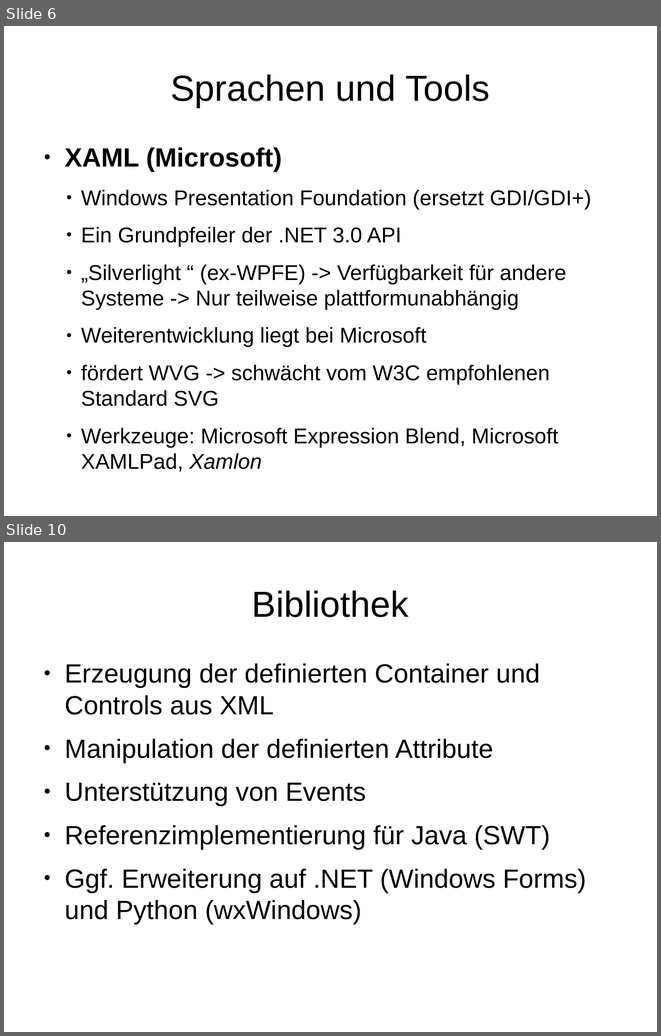
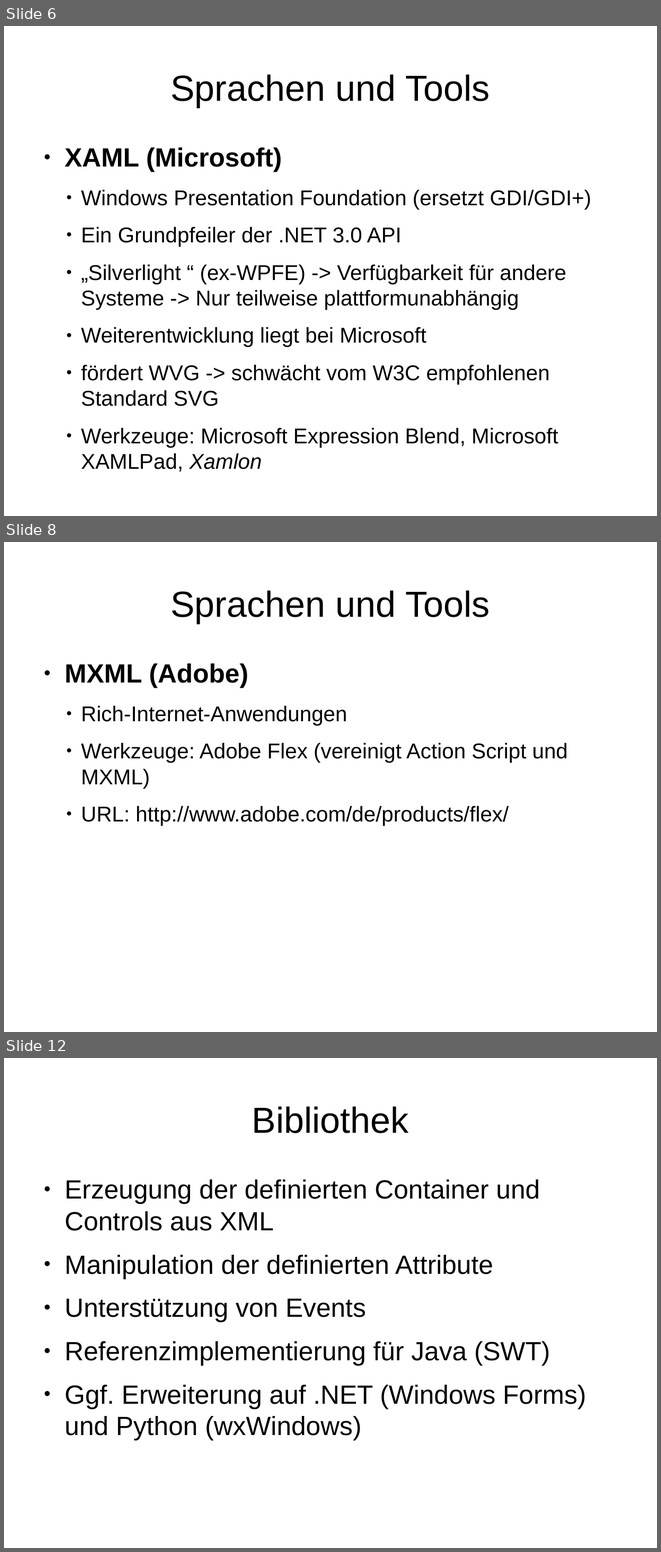
Before and after one commit to hheimbuerger/yaxgl, a slide deck: documents/Praesentationen/Praesentation XML-GUI.odp. Shown one above the other, each under a label of ours: slides 6 and 10 before the commit, slides 6, 8 and 12 after it; the slides between them are not shown. The pictures are 661x1036 and 661x1552 pixels, drawn with LibreOffice and Linux fonts; fonts in the diff are those of the drawing; background and template pictures are left out. Boxes give left, top, right and bottom in pixels: in the first picture for what was removed or moved away, otherwise in the second. Text is boxed around its words. In the diff, an @@ line names an element or a change of style, - is before the commit and + after.

```diff
--- a/documents/Praesentationen/Praesentation XML-GUI.odp
+++ b/documents/Praesentationen/Praesentation XML-GUI.odp
@@ slide 8 added at <box>4,542,657,1032</box>, background picture (left out) @@
@@ title added at <box>170,590,489,623</box>, 44 pt, text #000000 @@
+Sprachen und Tools
@@ text added at <box>64,663,568,826</box>, 26 pt, text #000000 @@
+● MXML (Adobe)
+● Rich-Internet-Anwendungen
+● Werkzeuge: Adobe Flex (vereinigt Action Script und MXML)
+● URL: http://www.adobe.com/de/products/flex/
@@ what was slide 10 is now slide 12 @@
```
Also in this commit, not shown: 3 slides changed, 1 other slide added, 4 other files.
